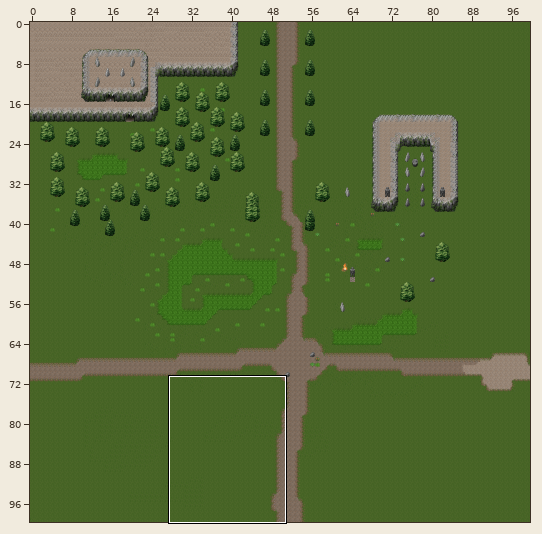
Tiled map, stored at core/assets/untitled.tmx. The picture above shows the old version from afar; the outline marks the close-up.
Close-up. Before:
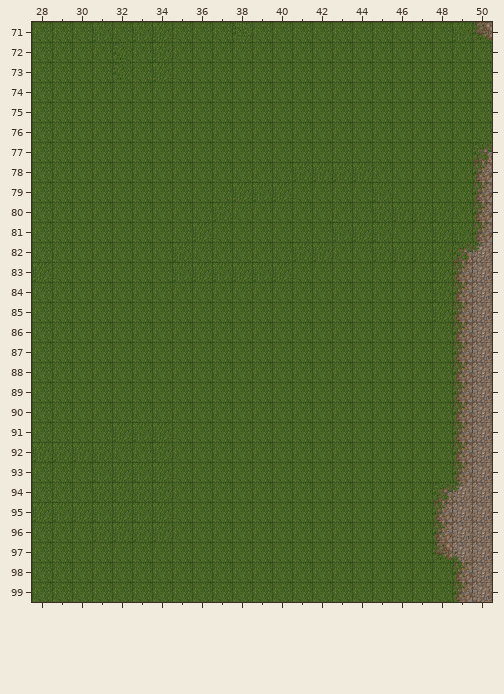
Cells are 32x32 px. Shown: x 28..50, y 71..99.
After:
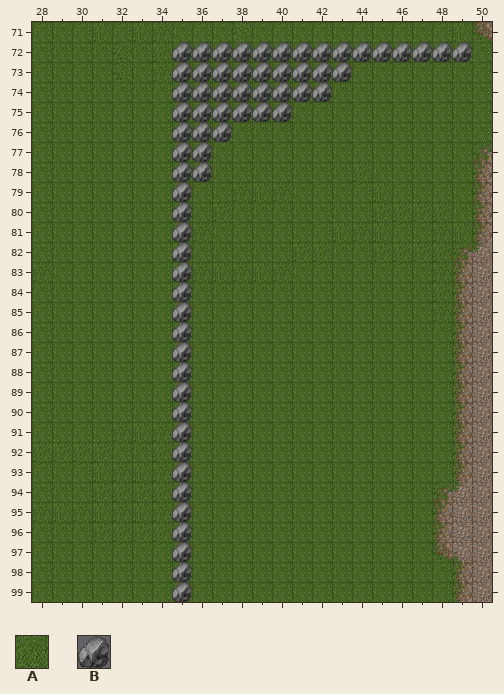
Key: from "Tileset": A 79, B 252.
_ is an empty cell, . an unchanged one.
Changes in this commit:
--- layer "Middle"
@@ x 35..49 @@
- 72 _______________
- 73 _________......
- 74 ________.......
- 75 ______.........
- 76 ___............
- 77 __.............
- 78 __....___......
- 79 _..............
- 80 _..............
- 81 _..............
- 82 _..............
- 83 _..............
- 84 _..............
- 85 _..............
- 86 _..............
- 87 _..............
- 88 _..............
- 89 _..............
- 90 _..............
- 91 _..............
- 92 _..............
- 93 _..............
- 94 _..............
- 95 _..............
- 96 _..............
- 97 _..............
- 98 _..............
- 99 _..............
+ 72 BBBBBBBBBBBBBBB
+ 73 BBBBBBBBB......
+ 74 BBBBBBBB.......
+ 75 BBBBBB.........
+ 76 BBB............
+ 77 BB.............
+ 78 BB....AAA......
+ 79 B..............
+ 80 B..............
+ 81 B..............
+ 82 B..............
+ 83 B..............
+ 84 B..............
+ 85 B..............
+ 86 B..............
+ 87 B..............
+ 88 B..............
+ 89 B..............
+ 90 B..............
+ 91 B..............
+ 92 B..............
+ 93 B..............
+ 94 B..............
+ 95 B..............
+ 96 B..............
+ 97 B..............
+ 98 B..............
+ 99 B..............
Changed places in both close-ups, as pixel boxes (x1, y1, x2, y2):
added: (172, 42, 472, 602)
